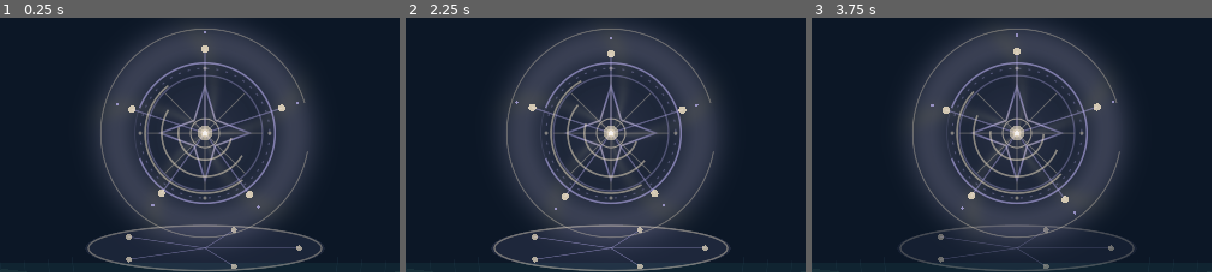
Above: before the commit, frames 1-3 (left to right).
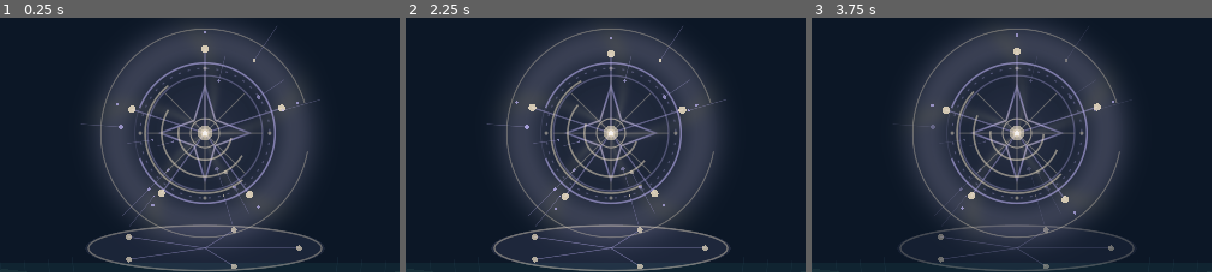
Above: after the commit, the same moments.

Repository: ndrorchestration/ToSailaStarrySky-jrpg
Game: Godot game, scene res://scenes/magic_vfx_showcase.tscn
Two runs of this game, one before a commit and one after it. Both use one fixed random seed, a clock stepped at 60 frames per second and the inputs below. This scene is started directly instead of the project's main scene.
Inputs:
- Up to frame 1 (0.25 s): no input
- Up to frame 2 (2.25 s): tap Enter at 0.5, 2 s; hold Right (ui_right) 0.53-1.28 s; tap E at 0.6 s; tap Space at 0.77, 1.25, 1.52 s; hold Down (ui_down) 1.28-2.03 s; tap R at 1.35 s; hold Right (ui_right) from 2.03 s (still down); tap V at 2.1 s
- Up to frame 3 (3.75 s): tap Space at 2.75, 3.02 s; release Right (ui_right) at 2.78 s; hold Up (ui_up) 2.78-3.53 s; tap C at 2.85 s; tap Enter at 3.5 s; hold Left (ui_left) from 3.53 s (still down); tap T at 3.6 s
The pictures show only the part of the screen within x 24-74%, y 23-73%; the shares and areas given below are measured in that part.

The runs differ from the first frame. In frame 1, 0.4% of the frame differs, in the area x 20-80%, y 3-82%; in frame 2, 0.4%, in the area x 20-80%, y 3-83%; in frame 3, less than 0.1%.
Error before the commit: Parse Error: Cannot infer the type of "a" variable because the value doesn't have a set type. (res://scripts/magic_vfx_particles.gd:43)

Commit message:
fix(godot): type procedural particle scalars explicitly for native GDScript parser

Diff:
--- a/godot/scripts/magic_vfx_particles.gd
+++ b/godot/scripts/magic_vfx_particles.gd
@@ -38,12 +38,12 @@
     var count := particle_budget()
     for i in range(count):
         var index := float(i)
-        var random_a := sin(index * 127.1 + 8.27) * 43758.5453
-        var random_b := sin(index * 58.9 + 2.65) * 22578.1459
-        var a := TAU * (random_a - floor(random_a))
-        var f := random_b - floor(random_b)
+        var random_a: float = sin(index * 127.1 + 8.27) * 43758.5453
+        var random_b: float = sin(index * 58.9 + 2.65) * 22578.1459
+        var a: float = TAU * (random_a - floor(random_a))
+        var f: float = random_b - floor(random_b)
         var center := Vector2.ZERO
-        var radius := 58.0 + f * 100.0
+        var radius: float = 58.0 + f * 100.0
         var mot := progress if not reduced_motion else 0.29
         var light := accent if i % 5 == 0 else main_color
         var color := _tint(light, weight * (0.45 + f * 0.50))
